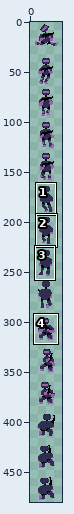
Sprite sheet, stored at Assets/Textures/Enemies/RangedAnimDoc.png. The picture above shows the old version from afar; the outline marks the close-up.
Close-up. Before:
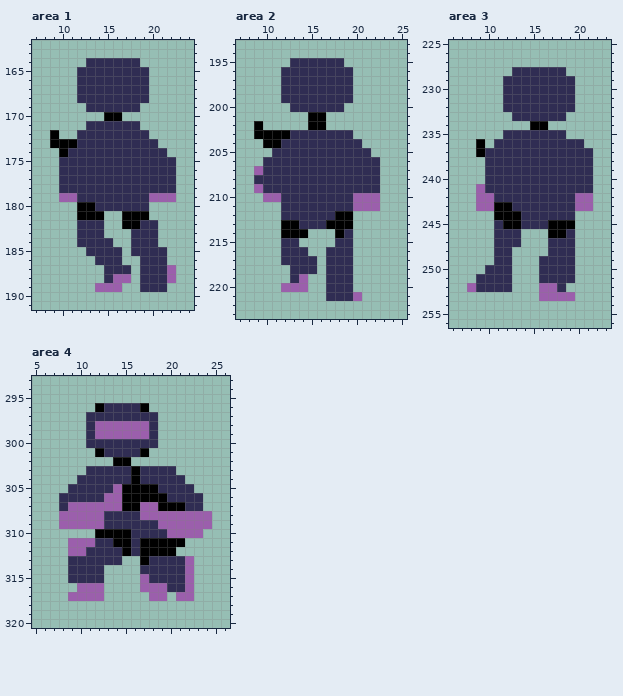
The file is 32x480 pixels. Shown: area 1: x 7..24, y 162..191; area 2: x 7..25, y 193..223; area 3: x 6..23, y 225..256; area 4: x 5..26, y 293..320. The commit also changed other parts of the picture, which this record leaves out.
And afterwards:
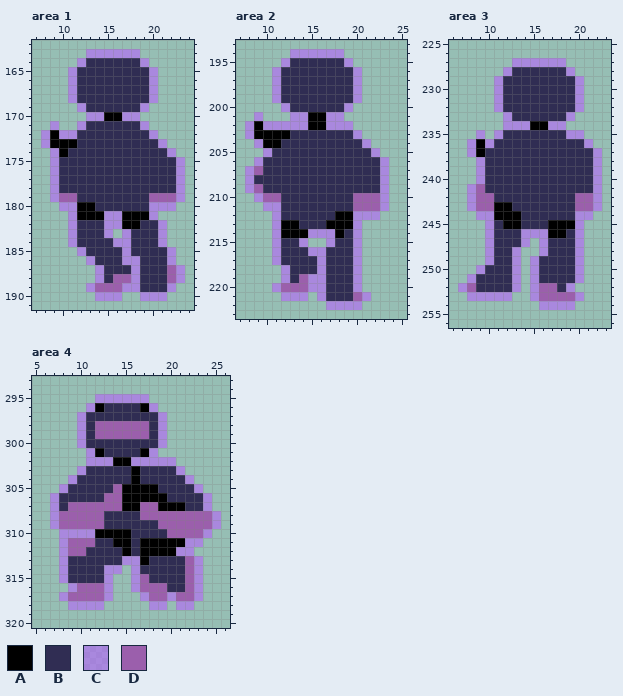
Palette (. is transparent): A #000000  B #302d53  C #b85fff90  D #9b5fac
The exact change:
Changed rows in their new state; - is an unchanged pixel.
Area 1:
first column x 8:
163 -----CCCCCC-----
164 ----C------C----
165 ---C--------C---
166 ---C--------C---
167 ---C--------C---
168 ---C--------C---
169 ----C------C----
170 -----CC--CC-----
171 -C--C------C----
172 C-CC--------C---
173 C------------C--
174 -C------------C-
175 -C-------------C
176 -C-------------C
177 -C-------------C
178 -C-------------C
179 -C-------------C
180 --CC--------CCC-
181 ---C---CC---C---
182 ---C---CC----C--
183 ---C---C-C---C--
184 ---C----CC---C--
185 ----C----C----C-
186 -----C---CC---C-
187 ------C---C----C
188 ------C---C----C
189 -----C---CC---C-
190 ------CCC--CCC--
Area 2:
first column x 8:
194 -----CCCCCC-----
195 ----C------C----
196 ---C--------C---
197 ---C--------C---
198 ---C--------C---
199 ---C--------C---
200 ----C------C----
201 -C---CC--CC-----
202 C-CCCCC--CCC----
203 C-----------C---
204 -C-----------C--
205 --C-----------C-
206 -C-------------C
207 C--------------C
208 C--------------C
209 C--------------C
210 -C-------------C
211 --CC-----------C
212 ---C--------CCC-
213 ---C--------C---
214 ---C---CCC--C---
215 ---C--C--C--C---
216 ---C---CC---C---
217 ---C----C---C---
218 ----C---C---C---
219 ----C--CC---C---
220 ---C---CC---C---
221 ----CCC-C----C--
222 ---------CCCC---
Area 3:
first column x 7:
227 ------CCCCCC----
228 -----C------C---
229 ----C--------C--
230 ----C--------C--
231 ----C--------C--
232 ----C--------C--
233 -----C------C---
234 -----CCC--CC----
235 --C-C-------CC--
236 -C-C----------C-
237 -C-------------C
238 --C------------C
239 --C------------C
240 --C------------C
241 -C-------------C
242 -C-------------C
243 -C-------------C
244 --CC---------CC-
245 ---C---------C--
246 ---C---CCC---C--
247 ---C---C-C---C--
248 ---C--C--C---C--
249 ---C--C-C----C--
250 --C---C-C----C--
251 -C----C-C----C--
252 C-----C-C---C---
253 -CCCCC--C----C--
254 ---------CCCC---
Area 4:
first column x 7:
295 -----CCCCCC--------
296 ----C------C-------
297 ---C--------C------
298 ---C--------C------
299 ---C--------C------
300 ---C--------C------
301 ----C------C-------
302 ----CCC--CCCCC-----
303 ---C----------C----
304 --C------------C---
305 -C--------------C--
306 C----------------C-
307 C----------------C-
308 C-----------------C
309 C-----------------C
310 -CCCC------------C-
311 -C-------------CC--
312 -C------------CC---
313 -C------CC------C--
314 -C----CC-C------C--
315 -C----C--C------C--
316 --C---C--C------C--
317 -C----C---C--C--C--
318 --CCCC-----CC-CC---
Where, in picture pixels (left, top, right, bottom), the same in both close-ups:
added: (41, 49, 185, 301)
added: (245, 49, 389, 310)
added: (458, 58, 602, 310)
added: (50, 394, 221, 610)
